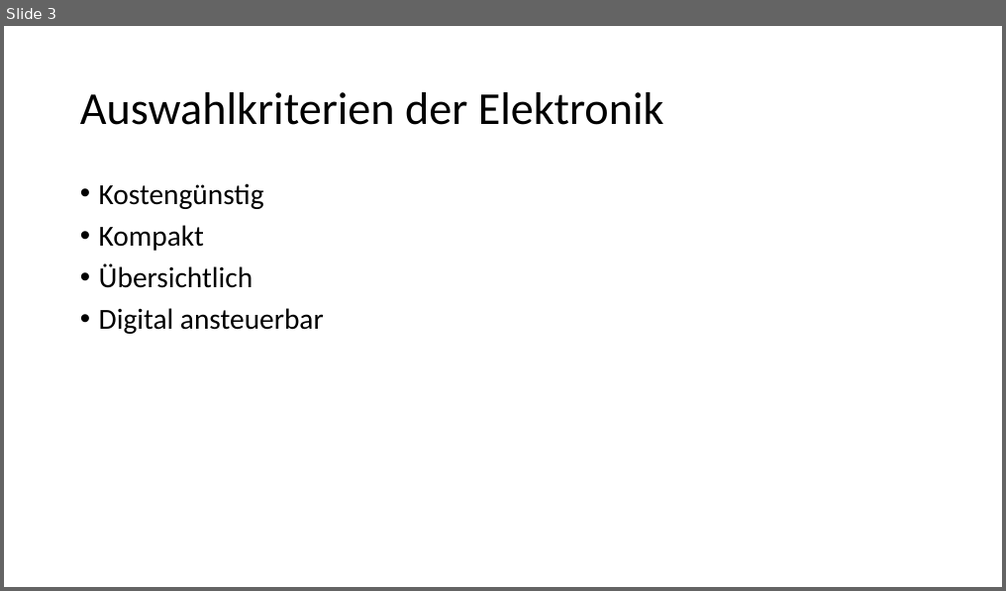
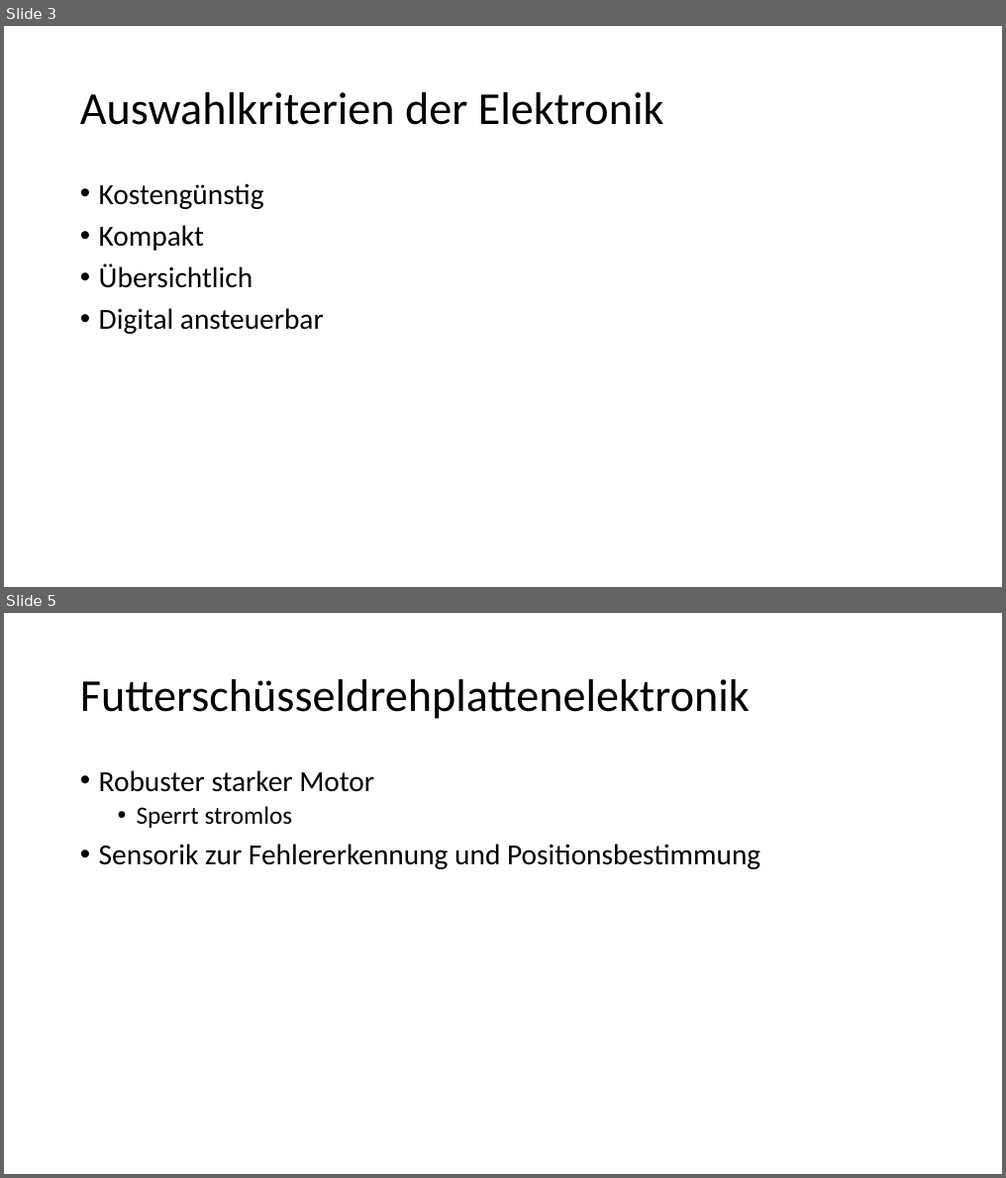
Before and after one commit to Katzenfuetterungsanlage/fuettr_prototype, a slide deck: Diplomarbeit/Powerpoint/Elektrotechnik.pptx. Shown one above the other, each under a label of ours: slide 3 before the commit, slides 3 and 5 after it; the slides between them are not shown. The pictures are 1006x591 and 1006x1178 pixels, drawn with LibreOffice and Linux fonts; fonts in the diff are those of the drawing. Boxes give left, top, right and bottom in pixels: in the first picture for what was removed or moved away, otherwise in the second. Text is boxed around its words. In the diff, an @@ line names an element or a change of style, - is before the commit and + after.

```diff
--- a/Diplomarbeit/Powerpoint/Elektrotechnik.pptx
+++ b/Diplomarbeit/Powerpoint/Elektrotechnik.pptx
@@ slide 5 added at (x1=4, y1=613, x2=1002, y2=1174), background #FFFFFF @@
@@ title added at (x1=80, y1=679, x2=749, y2=719), 44 pt, text #000000 @@
+Futterschüsseldrehplattenelektronik
@@ text added at (x1=99, y1=770, x2=760, y2=869), 28 pt, text #000000 @@
+• Robuster starker Motor
+  • Sperrt stromlos
+• Sensorik zur Fehlererkennung und Positionsbestimmung
```
Also in this commit, not shown: 1 slide changed, 7 other slides added, 1 slide removed, 11 other files.
